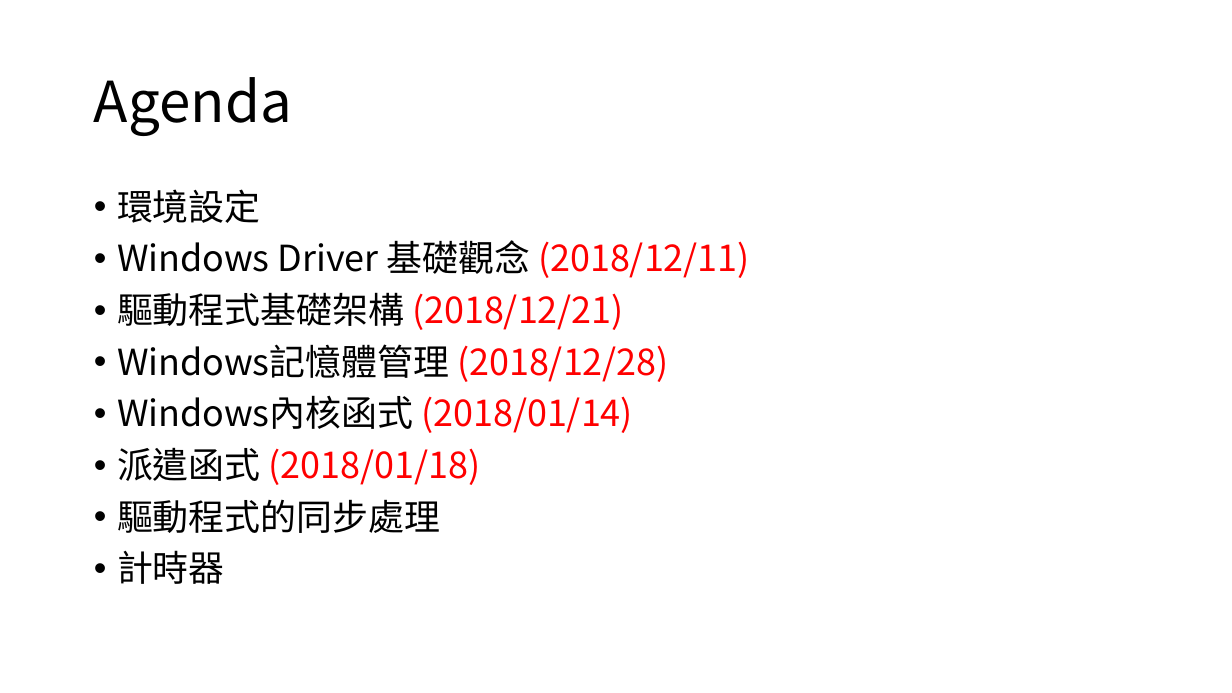
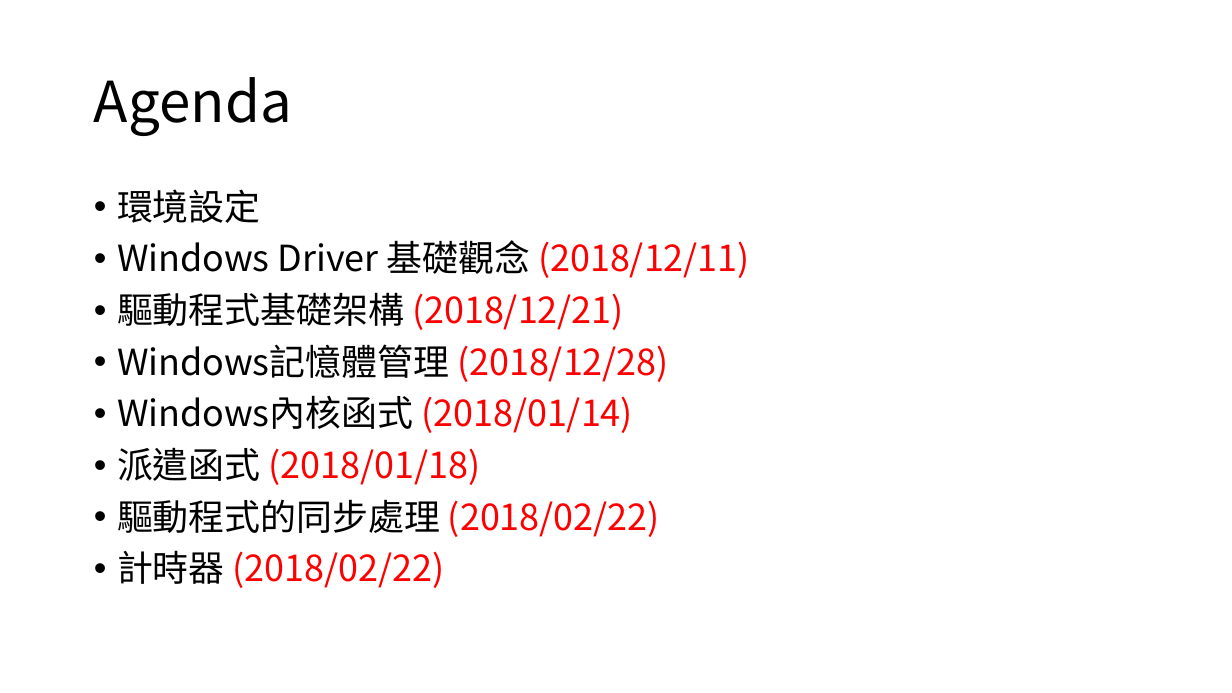
Before and after one commit to 1anhuang/Tutorial, a slide deck: slide 2 of WindowsDriver/Driver(Windows).pptx. Drawn at 1232x693 pixels with LibreOffice and Linux fonts; fonts in the diff are those of the drawing. Boxes give left, top, right and bottom in pixels: in the first picture for what was removed or moved away, otherwise in the second. Text is boxed around its words. In the diff, an @@ line names an element or a change of style, - is before the commit and + after.

```diff
--- a/WindowsDriver/Driver(Windows).pptx
+++ b/WindowsDriver/Driver(Windows).pptx
@@ text at (117,499,660,588): text changed; text colour #000000 to #FF0000 @@
-• 驅動程式的同步處理
-• 計時器
+• 驅動程式的同步處理 (2018/02/22)
+• 計時器 (2018/02/22)
```
Also in this commit, not shown: 22 slides added.
